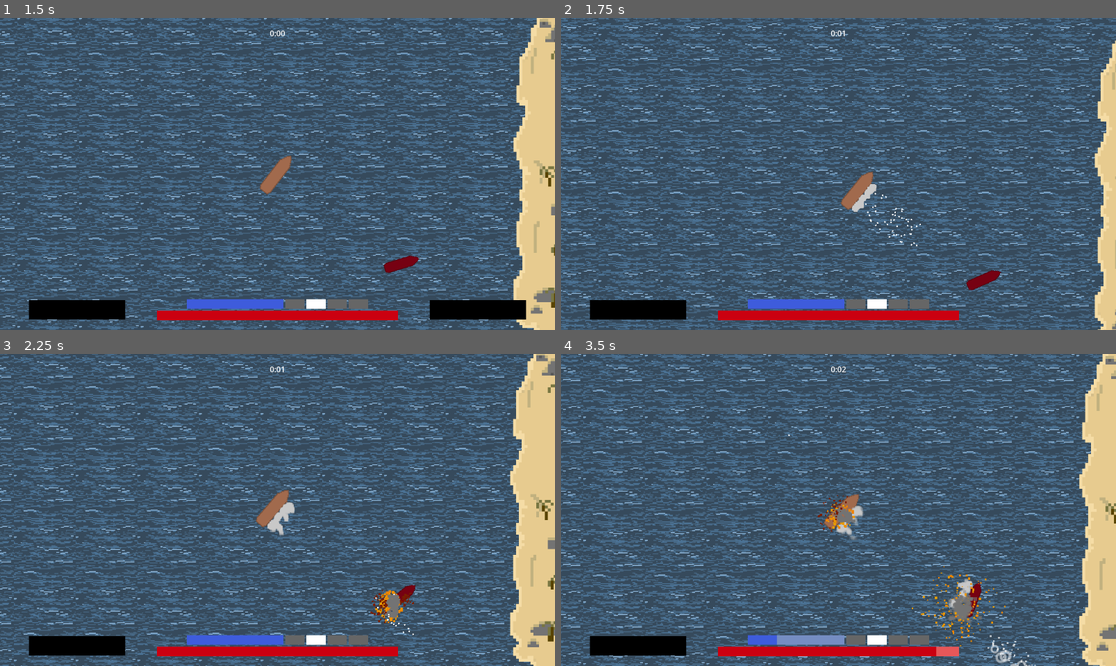
Above: before the commit, frames 1-4 (two rows, left to right).
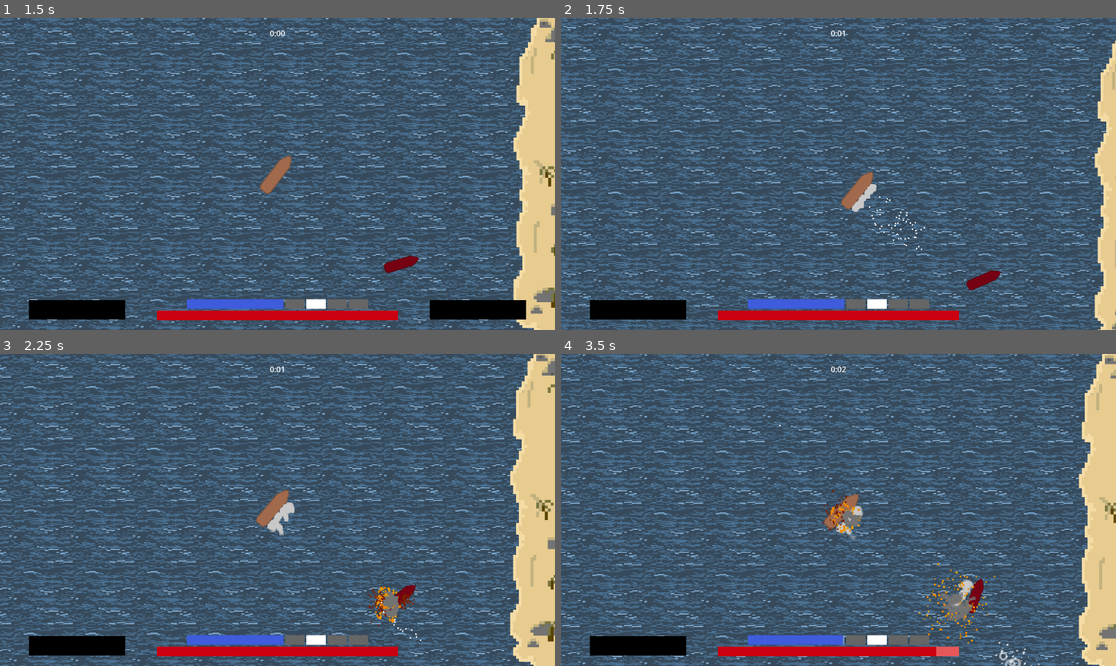
Above: after the commit, the same moments.

Repository: thibautkochjung-gif/Cannonade
Game: Godot game, scene res://Nodes/main_menu.tscn
Same seed, same stepped clock (60 frames per second), same inputs: the game is played once before the commit and once after it.
Inputs (mouse positions are in pixels of both pictures, inside the frame that each line leads up to):
- Up to frame 1 (1.5 s): click "New Game" at 0.5 s; move the mouse to (399, 158) at 1.27 s; hold D (steer_right) from 1.28 s (still down); hold 1 (ammo_1) from 1.28 s (still down); click (399, 158) at 1.42 s
- Up to frame 2 (1.75 s): keep holding D (steer_right); keep holding 1 (ammo_1)
- Up to frame 3 (2.25 s): release D (steer_right) at 2 s; release 1 (ammo_1) at 2 s; drag from (166, 525) to (410, 603) at 2.02 s
- Up to frame 4 (3.5 s): move the mouse to (894, 441) at 2.77 s; hold D (steer_right) from 2.78 s (still down); hold 3 (ammo_3) from 2.78 s (still down)

Frame 1 is identical in both runs. In frame 2, 0.2% of the frame differs, in the area x 54-66%, y 55-75%; in frame 3, 0.4%; in frame 4, 23%, in the area x 0-100%, y 0-100%.

Commit message:
Before Claude Cowork

Diff:
--- a/Nodes/cannonball.tscn
+++ b/Nodes/cannonball.tscn
@@ -9,13 +9,7 @@
 [sub_resource type="CircleShape2D" id="CircleShape2D_246s8"]
 radius = 1.64
 
-[node name="Cannonball" type="RigidBody2D" unique_id=1209814358 node_paths=PackedStringArray("despawn_timer")]
-collision_layer = 0
-collision_mask = 0
-gravity_scale = 0.0
-contact_monitor = true
-max_contacts_reported = 1
-linear_damp = 0.4
+[node name="Cannonball" type="Node2D" unique_id=1517206458 node_paths=PackedStringArray("despawn_timer")]
 script = ExtResource("1_5s3b7")
 despawn_timer = NodePath("DespawnTimer")
 splash_scene = ExtResource("2_pc1yr")
@@ -38,6 +32,5 @@
 [node name="CollisionShape2D" type="CollisionShape2D" parent="Area2D" unique_id=2032489167]
 shape = SubResource("CircleShape2D_246s8")
 
-[connection signal="body_entered" from="." to="." method="_on_body_entered"]
 [connection signal="timeout" from="DespawnTimer" to="." method="_on_timer_timeout"]
 [connection signal="body_entered" from="Area2D" to="." method="_on_area_2d_body_entered"]
--- a/Resources/GrapeShot.tres
+++ b/Resources/GrapeShot.tres
@@ -13,8 +13,8 @@
 drag = 4.0
 spread_angle = 30.0
 projectile_scale = 0.3
-splash_chance = 0.3
-water_splash_size = 0.2
+splash_chance = 0.1
+water_splash_size = 0.4
 water_splash_particle_multiplier = 0.5
 water_splash_particle_scale = 0.2
 damage_fx_trigger_chance = 0.05
--- a/Resources/HeatedShot.tres
+++ b/Resources/HeatedShot.tres
@@ -5,7 +5,7 @@
 [resource]
 script = ExtResource("1_dj670")
 hull_damage = 10.0
-burn_amount = 2.0
+burn_amount = 1.0
 explosion_chance = 0.08
 amount = 1.0
 velocity_variance = 0.2
--- a/Resources/RoundShot.tres
+++ b/Resources/RoundShot.tres
@@ -5,7 +5,7 @@
 [resource]
 script = ExtResource("1_wgnhp")
 hull_damage = 10.0
-sail_damage = 5.0
+sail_damage = 0.1
 explosion_chance = 0.06
 amount = 1.0
 velocity_variance = 0.15
--- a/Scripts/cannonball.gd
+++ b/Scripts/cannonball.gd
@@ -1,4 +1,4 @@
-extends RigidBody2D
+extends Node2D
 
 @export var ship : Node2D
 @export var broadside : Node2D
@@ -12,6 +12,7 @@
 
 var default_despawn_time = 1.1
 var direction: Vector2
+var velocity: Vector2
 
 
 # Called when the node enters the scene tree for the first time.
@@ -27,15 +28,14 @@
 	if ship.is_in_group("player"):
 		$Area2D.set_collision_layer_value(2, 1)
 		$Area2D.set_collision_mask_value(3, 1)
-		apply_impulse( direction * strength + ship.velocity)
+		velocity = direction * strength + ship.velocity
 
 
 	else:
 		$Area2D.set_collision_layer_value(3, true)
 		$Area2D.set_collision_mask_value(1, true)
-		apply_impulse( direction * strength + ship.linear_velocity)
+		velocity = direction * strength + ship.linear_velocity
 
-	linear_damp = ammo_data.drag
 	$Sprite2D.scale = base_cannonball_scale * ammo_data.projectile_scale
 
 	despawn_timer.wait_time = randf_range(
@@ -45,9 +45,9 @@
 	despawn_timer.start()
 
 
-# Called every frame. 'delta' is the elapsed time since the previous frame.
-func _process(delta: float) -> void:
-	pass
+func _physics_process(delta: float) -> void:
+	velocity = velocity.lerp(Vector2.ZERO, ammo_data.drag * delta)
+	global_position += velocity * delta
 
 
 func _on_timer_timeout() -> void:
@@ -71,7 +71,7 @@
 	if ammo_data.hull_damage > 0:
 		body.get_node("Health").take_damage(
 			ammo_data.hull_damage,
-			linear_velocity.normalized(),
+			velocity.normalized(),
 			"cannon",
 			ammo_data.damage_fx_trigger_chance
 		)
--- a/Scripts/sail_condition.gd
+++ b/Scripts/sail_condition.gd
@@ -13,7 +13,7 @@
 
 func take_damage(amount: float) -> void:
 	condition = max(condition - amount, 0.0)
-	sail_condition_changed.emit(amount, max_condition, condition)
+	sail_condition_changed.emit(-amount, max_condition, condition)
 
 
 func get_condition_ratio() -> float:
